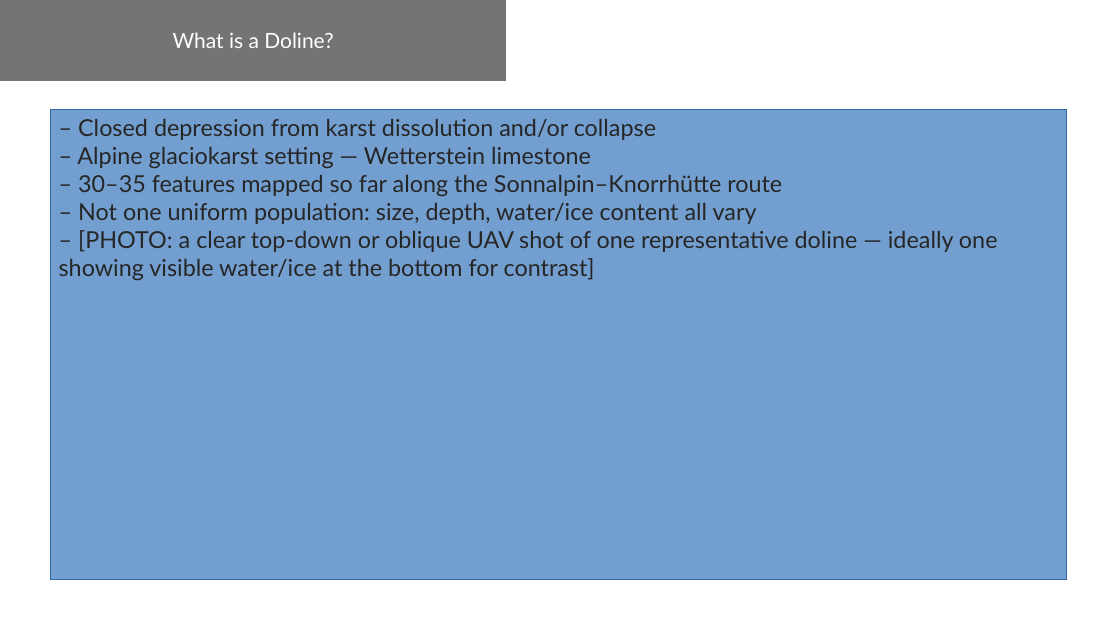
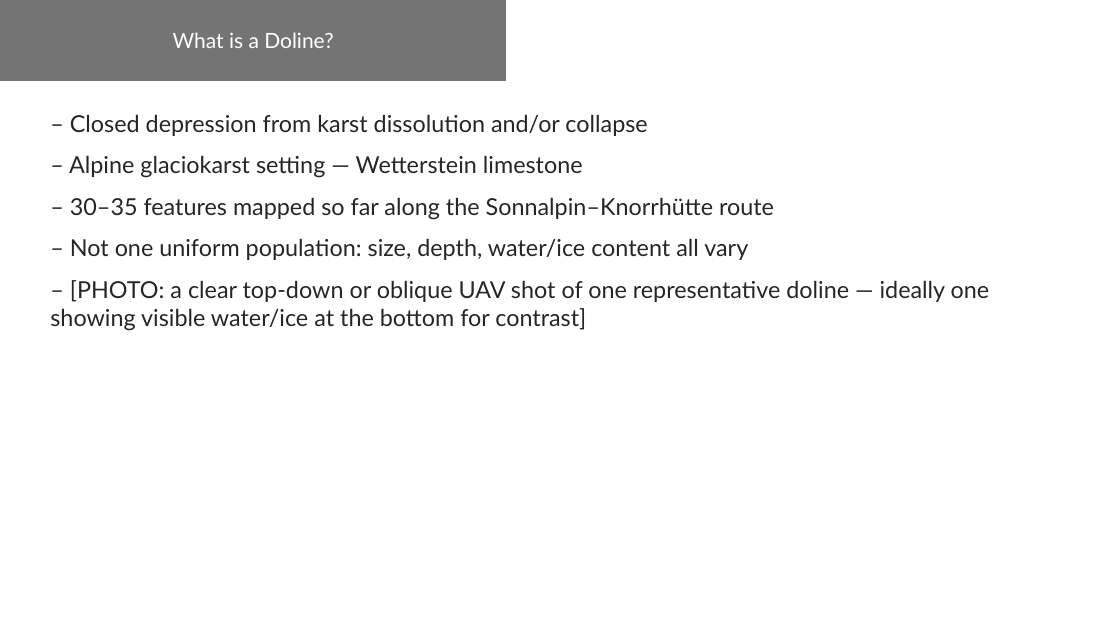
Before and after one commit to HannaZoe/Master_Thesis, a slide deck: slide 8 of fieldwork/presentation/Fieldwork_Zugspitze_Dolines.odp (slide 4 before the commit). Drawn at 1120x630 pixels with LibreOffice and Linux fonts; fonts in the diff are those of the drawing. Boxes give left, top, right and bottom in pixels: in the first picture for what was removed or moved away, otherwise in the second. Text is boxed around its words. In the diff, an @@ line names an element or a change of style, - is before the commit and + after.

Commit message:
Checkpoint tower-side work: presentation photos, Suspicious_Areas cleanup
Fieldwork presentation gained real photos (karst morphology/formation
diagrams, feature-type gallery sources) replacing placeholders. Manual
Suspicious_Areas triage cleaned up 24->16 features with revised, more
precise type vocabulary (Sinkhole?, Rillenkarst, Mass Wasting) matching
what's used in the presentation's feature gallery slide. QField/QGIS
project files resaved locally, no feature data change.

```diff
--- a/fieldwork/presentation/Fieldwork_Zugspitze_Dolines.odp
+++ b/fieldwork/presentation/Fieldwork_Zugspitze_Dolines.odp
@@ text "– Closed depression from karst ...": place and size @@
-text "– Closed depression from karst ..." at (50,109,1067,580)
+text "– Closed depression from karst ..." at (50,114,990,331)
@@ text "– Closed depression from karst ..." at (50,114,990,331): more space between paragraphs; fill #729FCF to none; outline #3465A4 0 pt to none @@
```
Also in this commit, not shown: 11 other slides changed, 2 slides added, 13 other files.
